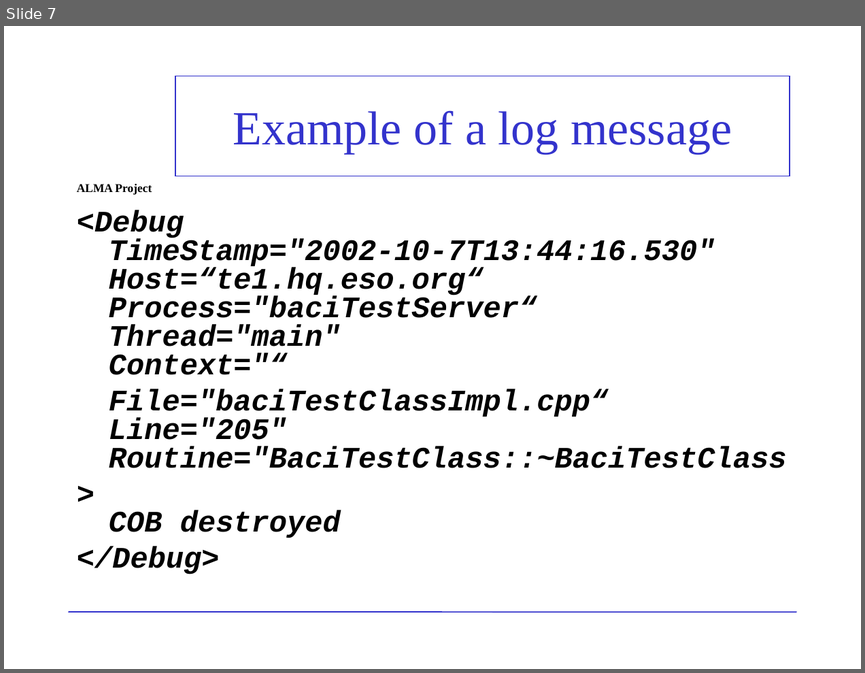
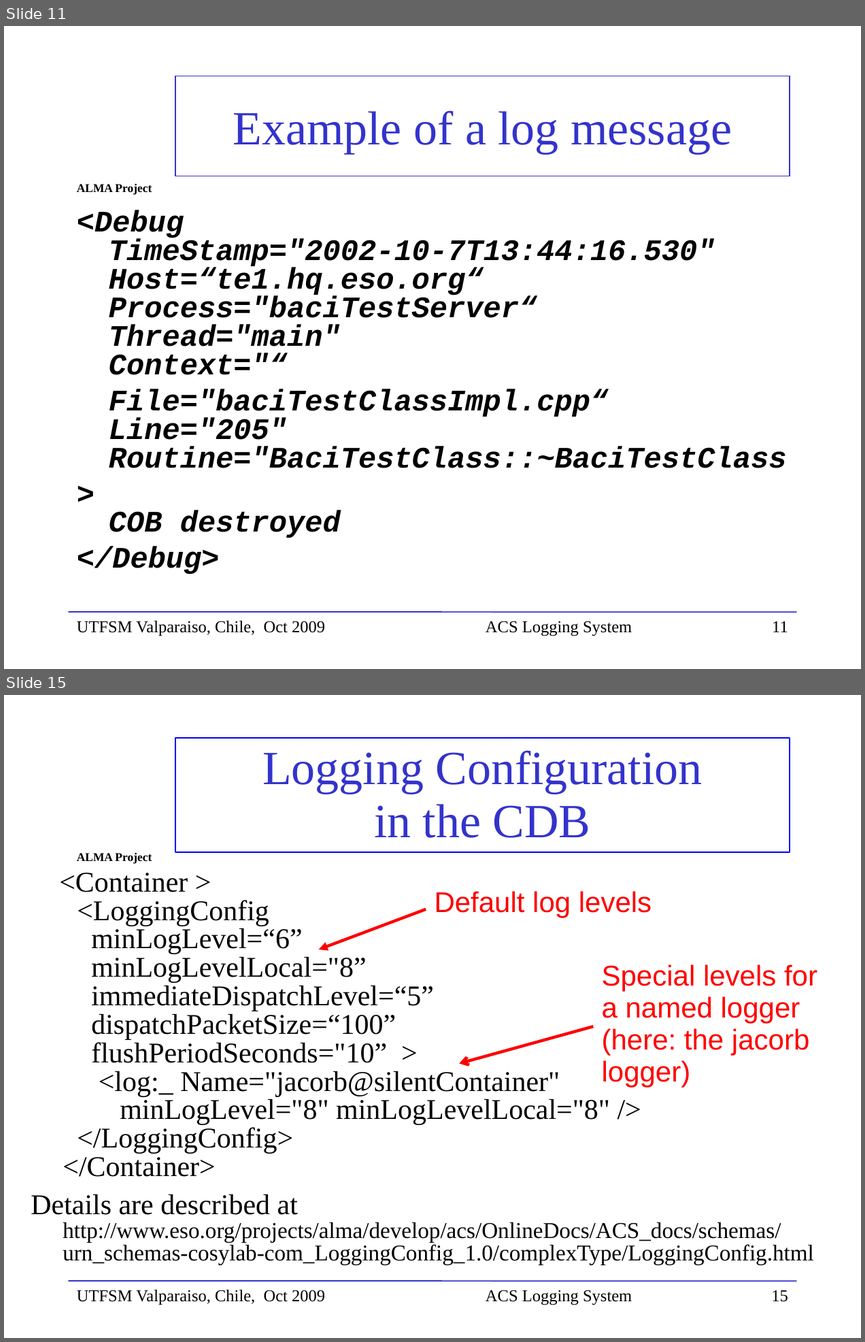
Before and after one commit to ACS-Community/ACS, a slide deck: Documents/ACS-Course/ACSCourse-ACSLoggingSystem.ppt. Shown one above the other, each under a label of ours: slide 7 before the commit, slides 11 and 15 after it; the slides between them are not shown. The pictures are 865x673 and 865x1342 pixels, drawn with LibreOffice and Linux fonts; fonts in the diff are those of the drawing; background and template pictures are left out. Boxes give left, top, right and bottom in pixels: in the first picture for what was removed or moved away, otherwise in the second. Text is boxed around its words. In the diff, an @@ line names an element or a change of style, - is before the commit and + after.

```diff
--- a/Documents/ACS-Course/ACSCourse-ACSLoggingSystem.ppt
+++ b/Documents/ACS-Course/ACSCourse-ACSLoggingSystem.ppt
@@ slide 15 added at (4,695,861,1338), background picture (left out); not listed: 2 template elements that a slide beside it also shows @@
@@ title added at (175,738,789,853), outline #0000FF 0.99 pt, 40 pt, text #3333CC @@
+Logging Configuration
+in the CDB
@@ text added at (31,872,814,1265), 24 pt, text #000000 @@
+<Container >
+<LoggingConfig
+minLogLevel=“6”
+minLogLevelLocal="8”
+immediateDispatchLevel=“5”
+dispatchPacketSize=“100”
+flushPeriodSeconds="10” >
+<log:_ Name="jacorb@silentContainer"
+minLogLevel="8" minLogLevelLocal="8" />
+</LoggingConfig>
+</Container>
+Details are described at http://www.eso.org/projects/alma/develop/acs/OnlineDocs/ACS_docs/schemas/urn_schemas-cosylab-com_LoggingConfig_1.0/complexType/LoggingConfig.html
@@ text added at (434,891,651,917), 24 pt, text #FF0000 @@
+Default log levels
@@ arrow added from (426, 909) to (318, 949), #FF0000 2.49 pt @@
@@ text added at (602,964,817,1087), 24 pt, text #FF0000 @@
+Special levels for a named logger (here: the jacorb logger)
@@ arrow added from (594, 1027) to (459, 1064), #FF0000 2.49 pt @@
@@ text added at (77,1289,325,1305), 14 pt, text #000000 @@
+UTFSM Valparaiso, Chile, Oct 2009
@@ text added at (485,1289,632,1305), 14 pt, text #000000 @@
+ACS Logging System
@@ page number added at (771,1290,788,1302), 14 pt, text #000000 @@
+15
@@ what was slide 7 is now slide 11 @@
@@ slide 11 changed as well @@
@@ text added at (77,620,325,636), 14 pt, text #000000 @@
+UTFSM Valparaiso, Chile, Oct 2009
@@ text added at (485,620,632,636), 14 pt, text #000000 @@
+ACS Logging System
@@ page number at (772,621,788,632): text changed; text colour #FFFFFF to #000000 @@
-7
+11
```
Also in this commit, not shown: 6 other slides changed, 10 other slides added, 6 slides removed.
